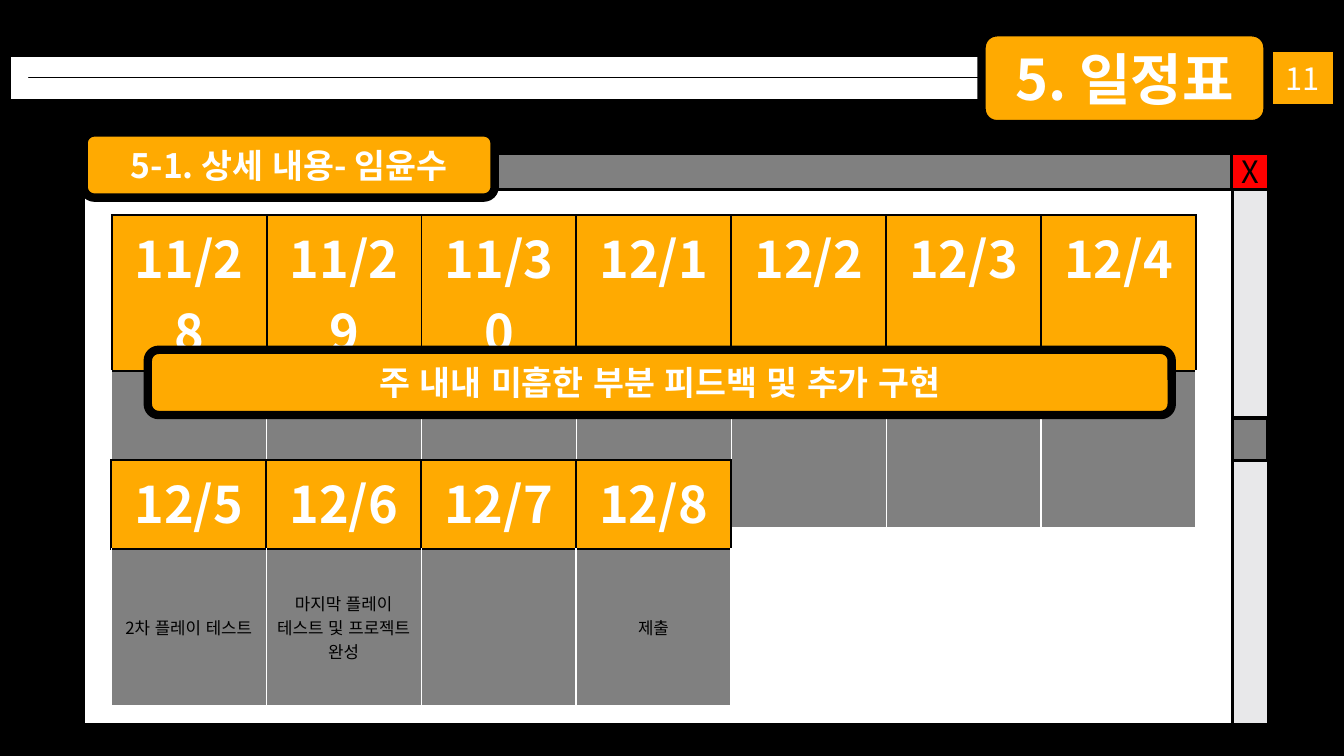
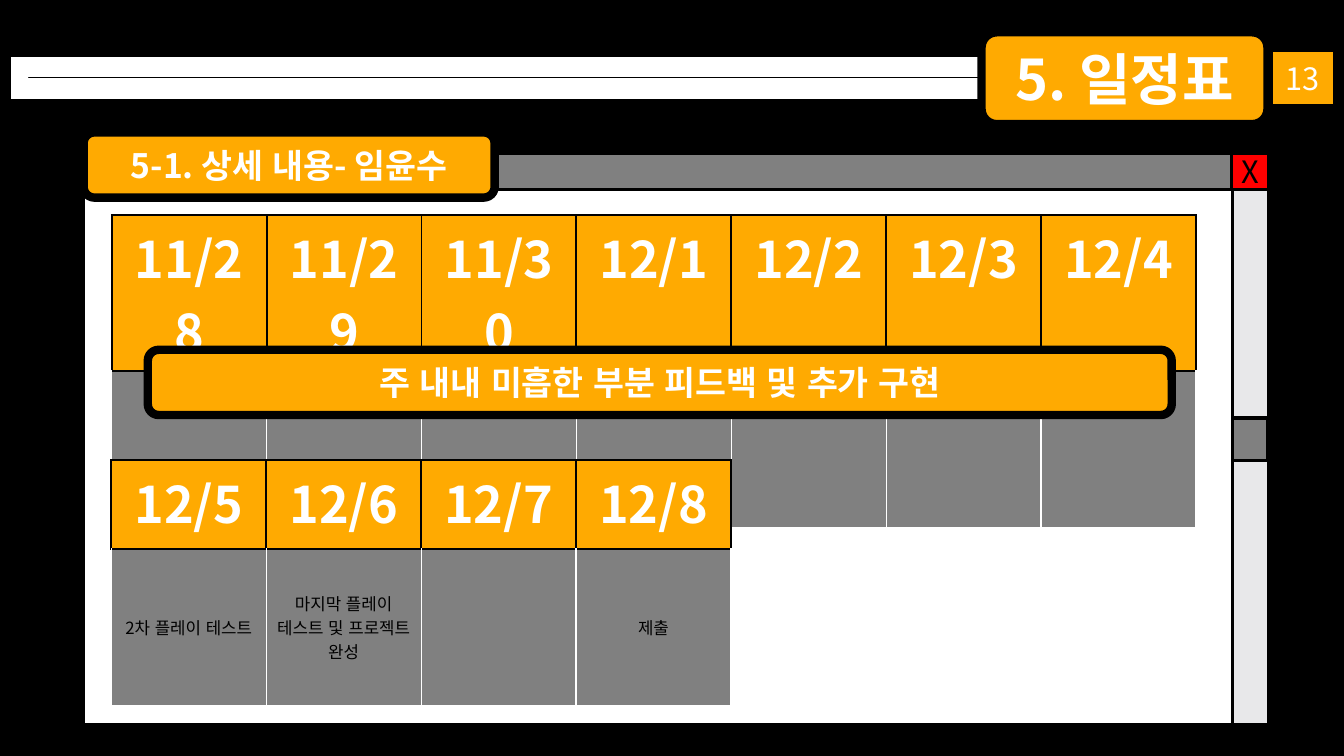
Before and after one commit to KimDJ7105/2023_network_game_project, a slide deck: slide 14 of 넷겜플 1팀 텀프로젝트 추진계획서.pptx (slide 12 before the commit). Drawn at 1344x756 pixels with LibreOffice and Linux fonts; fonts in the diff are those of the drawing; background and template pictures are left out. Boxes give left, top, right and bottom in pixels: in the first picture for what was removed or moved away, otherwise in the second. Text is boxed around its words. In the diff, an @@ line names an element or a change of style, - is before the commit and + after.

```diff
--- a/넷겜플 1팀 텀프로젝트 추진계획서.pptx
+++ b/넷겜플 1팀 텀프로젝트 추진계획서.pptx
@@ text in rectangle at bbox=[1286, 67, 1320, 91]: text changed @@
-11
+13
```
Also in this commit, not shown: 16 other slides changed, 2 slides added, 1 other file.
